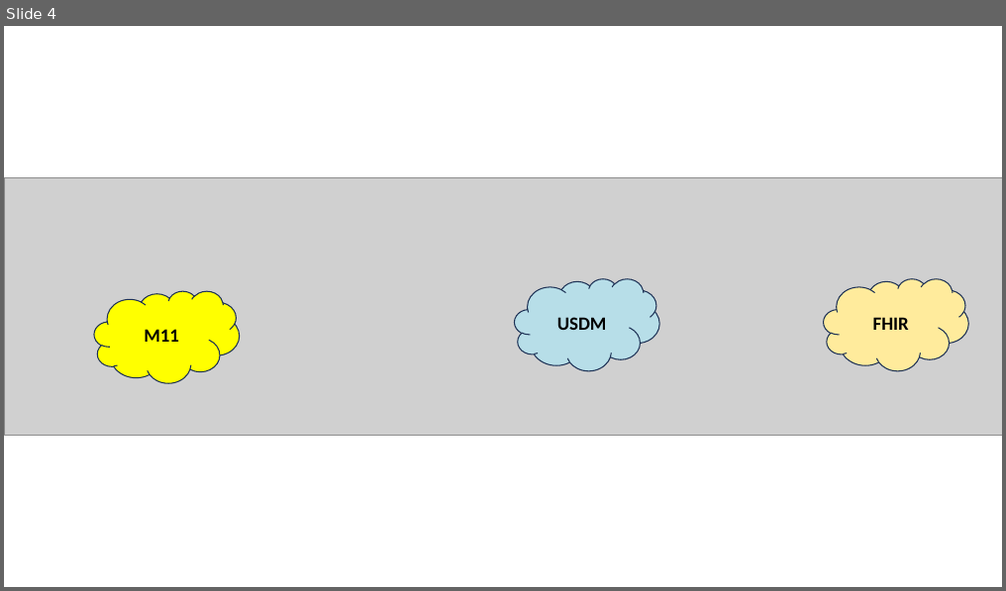
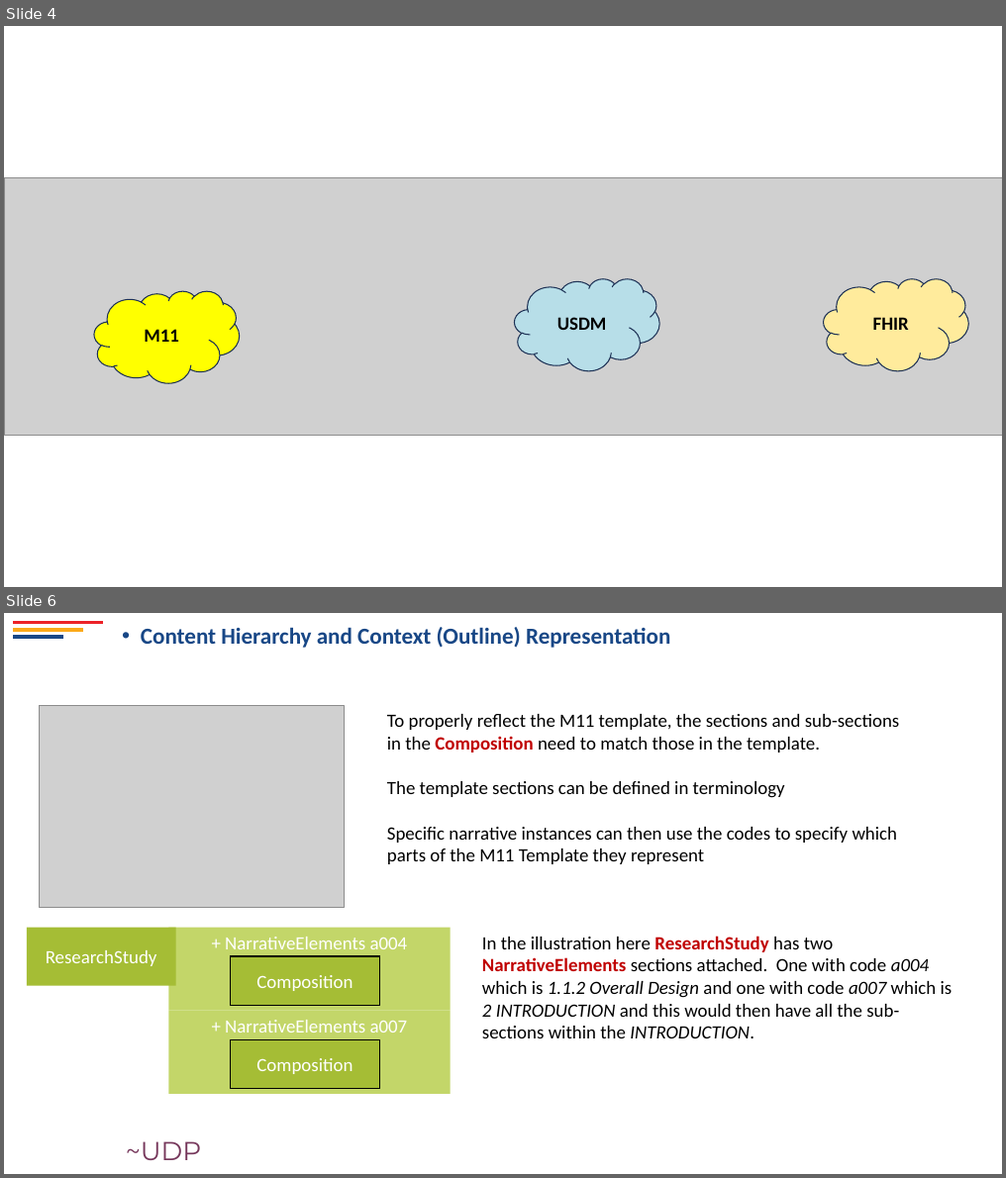
Before and after one commit to HL7/vulcan-udp-ig, a slide deck: input/images-source/Images.pptx. Shown one above the other, each under a label of ours: slide 4 before the commit, slides 4 and 6 after it; the slides between them are not shown. The pictures are 1006x591 and 1006x1178 pixels, drawn with LibreOffice and Linux fonts; fonts in the diff are those of the drawing; grey boxes stand for pictures; background and template pictures are left out. Boxes give left, top, right and bottom in pixels: in the first picture for what was removed or moved away, otherwise in the second. Text is boxed around its words. In the diff, an @@ line names an element or a change of style, - is before the commit and + after.

Commit message:
Further tweaks to FHIR Representation

```diff
--- a/input/images-source/Images.pptx
+++ b/input/images-source/Images.pptx
@@ slide 6 added at bbox=[4, 613, 1002, 1174], background #FFFFFF @@
@@ line added from (13, 622) to (103, 622), #EC2227 3.5 pt @@
@@ line added from (13, 630) to (82, 630), #FBA919 3.5 pt @@
@@ line added from (13, 637) to (63, 637), #184786 3.5 pt @@
@@ text added at bbox=[141, 627, 670, 648], 22 pt, text #184786, bold @@
+• Content Hierarchy and Context (Outline) Representation
@@ picture added at bbox=[40, 705, 344, 907] @@
@@ text added at bbox=[387, 714, 900, 864], 18 pt, text #000000 @@
+To properly reflect the M11 template, the sections and sub-sections in the Composition need to match those in the template.
+The template sections can be defined in terminology
+Specific narrative instances can then use the codes to specify which parts of the M11 Template they represent
@@ rectangle added at bbox=[27, 928, 176, 986], fill #A5BD35, 18 pt, text #FFFFFF @@
+ResearchStudy
@@ rectangle added at bbox=[168, 928, 450, 1011], fill #C3D669, 18 pt, text #FFFFFF @@
++ NarrativeElements a004
@@ text added at bbox=[482, 936, 952, 1039], 18 pt, text #000000 @@
+In the illustration here ResearchStudy has two NarrativeElements sections attached. One with code a004 which is 1.1.2 Overall Design and one with code a007 which is 2 INTRODUCTION and this would then have all the sub-sections within the INTRODUCTION.
@@ rectangle added at bbox=[230, 957, 380, 1005], fill #A5BD35, outline #000000 1 pt, 18 pt, text #FFFFFF @@
+Composition
@@ rectangle added at bbox=[168, 1011, 450, 1093], fill #C3D669, 18 pt, text #FFFFFF @@
++ NarrativeElements a007
@@ rectangle added at bbox=[230, 1040, 380, 1088], fill #A5BD35, outline #000000 1 pt, 18 pt, text #FFFFFF @@
+Composition
@@ text added at bbox=[126, 1142, 201, 1160], 25 pt, text gradient #DB252E to #76375B to #29447D @@
+~UDP
```
Also in this commit, not shown: 3 other slides added, 3 other files.
